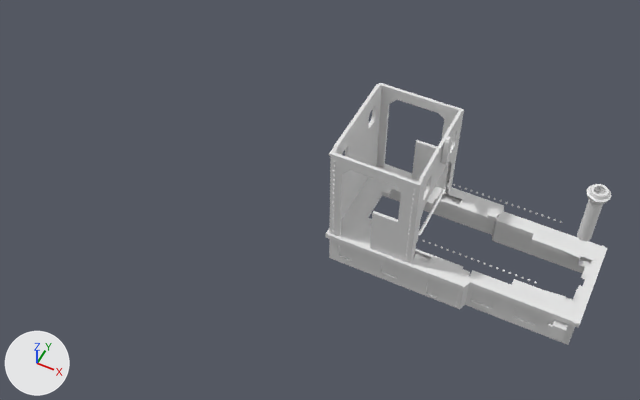
One commit to the Blender file hunslet/v2.blend: the scene before it, then after it.
One viewpoint serves both versions: a camera (50 mm lens) standing at (0.0264, -0.1297, 0.1607) and looking at (-0.0358, -0.0052, 0.0051). The lights are fixed; the arrows at lower left show +X, +Y and +Z.

Script lines for the objects in view, before the commit:
```python
me_chassisv2_001 = bpy.data.meshes.new('ChassisV2.001')
me_chassisv2_001.from_pydata(...)  # 1276 vertices, 2554 faces; spans x 0.0759..0.1499, y -0.0127..0.0127, z -0.0021..0.0061
me_cube_002 = bpy.data.meshes.new('Cube.002')
me_cube_002.from_pydata(...)  # 506 vertices, 464 faces; spans x -2.69..2.46, y 0.0..1.0, z -0.88..2.23
me_cylinder_002 = bpy.data.meshes.new('Cylinder.002')
me_cylinder_002.from_pydata(...)  # 288 vertices, 258 faces; spans x -1.09..1.09, y -1.09..1.09, z -1.0..0.49
ob_chassisv2_0 = bpy.data.objects.new('ChassisV2.0', me_chassisv2_001)
ob_chassisv2_0.location = (-0.1981, 0.0, 0.0021)
ob_chassisv2_0.rotation_euler = (6.283, 0.0, 0.0)  # degrees (360, 0, 0)
ob_chassisv2_0.hide_set(True)
ob_loco2 = bpy.data.objects.new('loco2', me_cube_002)
ob_loco2.location = (0.0, 0.0, 0.0051)
ob_loco2.scale = (0.0115, 0.0132, 0.0115)
_m = ob_loco2.modifiers.new('Mirror', 'MIRROR')
_m.use_axis = (False, True, False)
_m = ob_loco2.modifiers.new('Boolean', 'BOOLEAN')
_m.object = ob_cylinder
_m.operation = 'UNION'
ob_steam = bpy.data.objects.new('steam', me_cylinder_002)
ob_steam.location = (0.0229, 0.0, 0.0275)
ob_steam.scale = (0.00218, 0.00218, 0.00949)
```
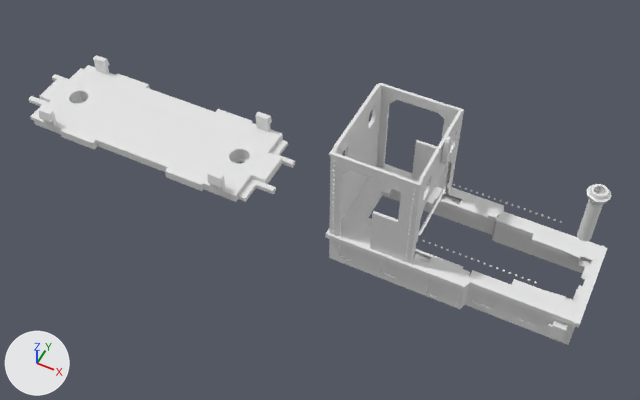
Edits to the scene script, one JSON object a line:
```json
{"op": "remove", "block": "ob_chassisv2_0", "code": "ob_chassisv2_0.hide_set(True)"}
```

Changed parts and their boxes [x1, y1, x2, y2] in the pictures (640 x 400 px):
```json
{"object": "ChassisV2.0", "change": "shown", "after": [28, 55, 295, 202]}
```
